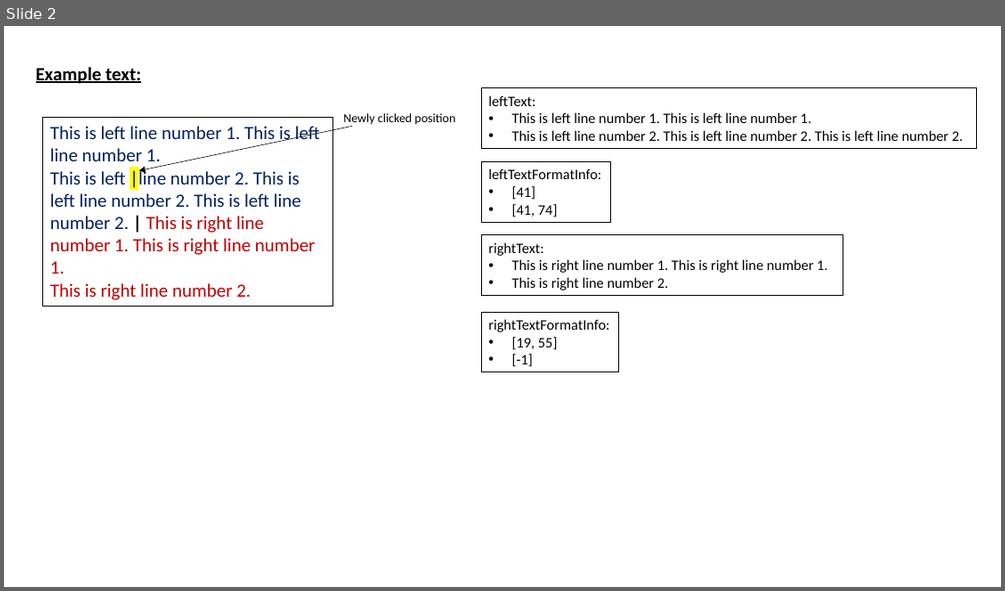
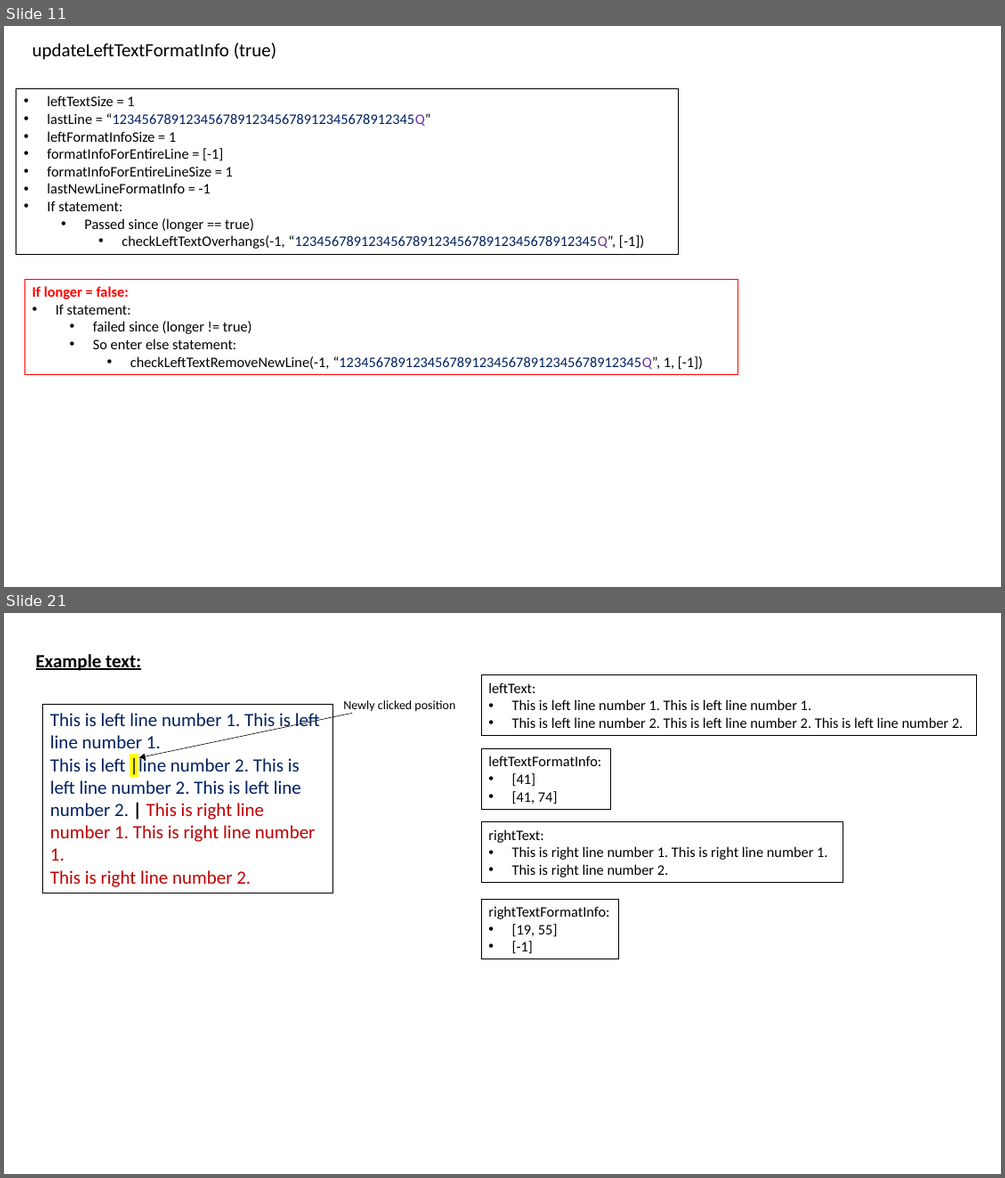
Before and after one commit to L-Holmes/PowerPoint-Quiz-Generator, a slide deck: textbox guide.pptx. Shown one above the other, each under a label of ours: slide 2 before the commit, slides 11 and 21 after it; the slides between them are not shown. The pictures are 1005x591 and 1005x1178 pixels, drawn with LibreOffice and Linux fonts; fonts in the diff are those of the drawing. Boxes give left, top, right and bottom in pixels: in the first picture for what was removed or moved away, otherwise in the second. Text is boxed around its words. In the diff, an @@ line names an element or a change of style, - is before the commit and + after.

Commit message:
finished checking over the findOverHangEntryFromAvgCharWidth function, and checked over all methods relating to text entering

```diff
--- a/textbox guide.pptx
+++ b/textbox guide.pptx
@@ slide 11 added at [4,26,1001,587], background #FFFFFF @@
@@ text added at [32,43,277,60], 18 pt, text #000000 @@
+updateLeftTextFormatInfo (true)
@@ rectangle added at [16,89,679,255], outline #000000 0.75 pt, 14 pt, text #000000 @@
+• leftTextSize = 1
+• lastLine = “12345678912345678912345678912345678912345Q”
+• leftFormatInfoSize = 1
+• formatInfoForEntireLine = [-1]
+• formatInfoForEntireLineSize = 1
+• lastNewLineFormatInfo = -1
+• If statement:
+  • Passed since (longer == true)
+    • checkLeftTextOverhangs(-1, “12345678912345678912345678912345678912345Q”, [-1])
@@ rectangle added at [25,279,738,375], outline #FF0000 0.75 pt, 14 pt, text #000000 @@
+If longer = false:
+• If statement:
+  • failed since (longer != true)
+  • So enter else statement:
+    • checkLeftTextRemoveNewLine(-1, “12345678912345678912345678912345678912345Q”, 1, [-1])
@@ what was slide 2 is now slide 21 @@
```
Also in this commit, not shown: 4 slides changed, 19 other slides added, 1 slide removed, 1 other file.
